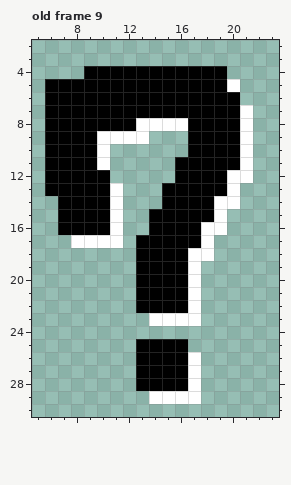
Two versions of one pixel-art file, Succubus/Sprites/Characters.aseprite. Above is the file before it was changed.
29x51 pixels, 9 frames. Shown: old frame 9: x 5..23, y 2..30. The commit also changed other frames, which this record leaves out.
Once edited:
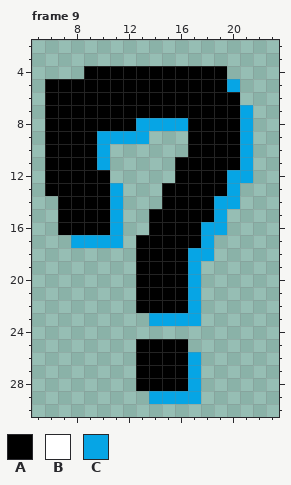
Palette (. is transparent): A #000000  B #ffffff  C #06a5e5
A new or re-ordered frame is compared with the old frame closest to it.
Changes in this commit:
frames 9 -> 14
Changed rows in their new state; - is an unchanged pixel.
Frame 9 is new; against old frame 9, layer "Top":
first column x 8:
 5 ------------C-
 7 -------------C
 8 -----CCCC----C
 9 --CCCC-------C
10 --C----------C
11 --C----------C
12 ------------CC
13 ---C--------C-
14 ---C-------CC-
15 ---C-------C--
16 ---C------CC--
17 CCCC------C---
18 ---------CC---
19 ---------C----
20 ---------C----
21 ---------C----
22 ---------C----
23 ------CCCC----
26 ---------C----
27 ---------C----
28 ---------C----
29 ------CCCC----
Changed places in both pictures, as pixel boxes (x1, y1, x2, y2):
changed: (71, 79, 253, 404)
